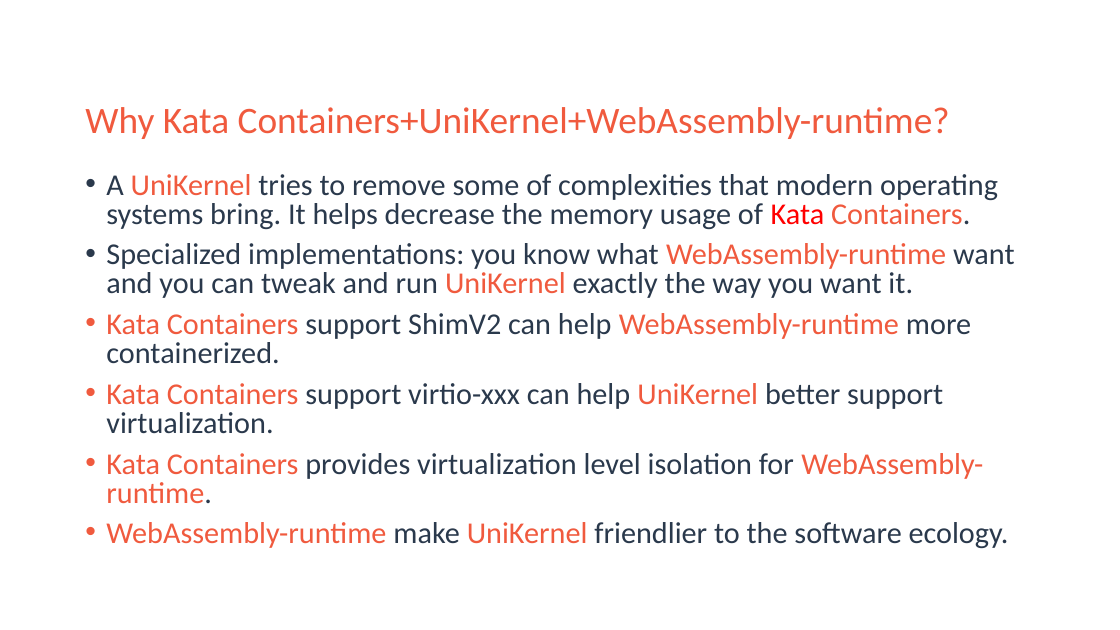
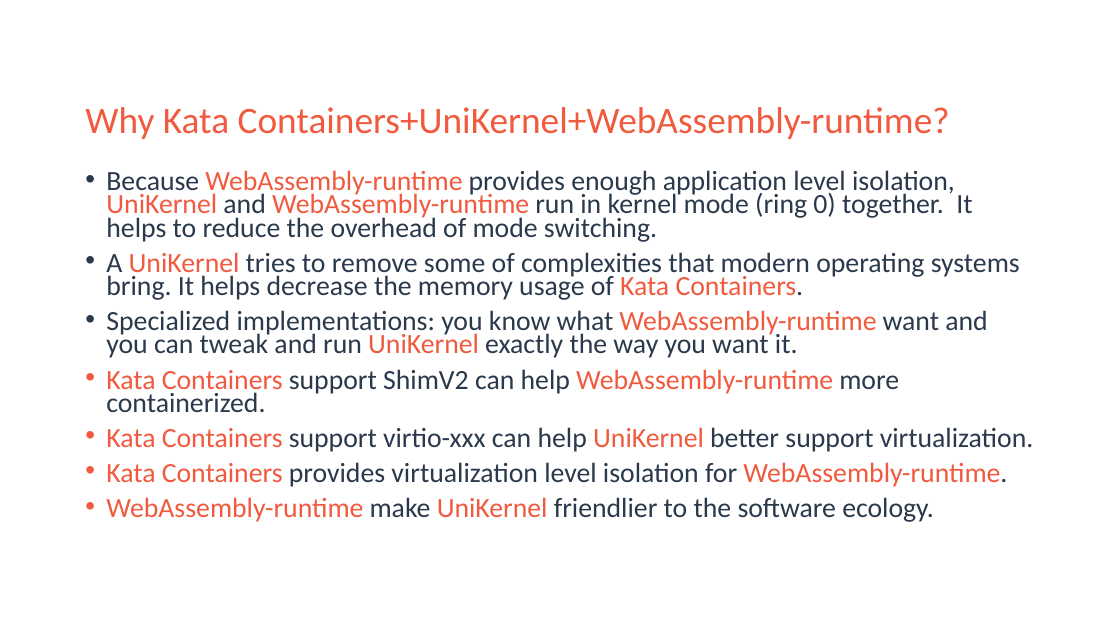
Before and after one commit to teawater/kata-wasm-demo, a slide deck: slide 8 of kata_wasm_demo.pptx. Drawn at 1120x630 pixels with LibreOffice and Linux fonts; fonts in the diff are those of the drawing; background and template pictures are left out. Boxes give left, top, right and bottom in pixels: in the first picture for what was removed or moved away, otherwise in the second. Text is boxed around its words. In the diff, an @@ line names an element or a change of style, - is before the commit and + after.

Commit message:
kata_wasm_demo.pptx: Update "Why Kata Containers+UniKernel+WebAssembly-runtime?"

```diff
--- a/kata_wasm_demo.pptx
+++ b/kata_wasm_demo.pptx
@@ text at [106, 170, 972, 242]: paragraph added @@
+• Because WebAssembly-runtime provides enough application level isolation, UniKernel and WebAssembly-runtime run in kernel mode (ring 0) together. It helps to reduce the overhead of mode switching.
@@ text at [106, 252, 1034, 522]: size 25.9 to 23.8 pt in "A UniKernel tries to remove some of ...", "Specialized implementations: you know what WebAssembly-runti ...", "Kata Containers support ShimV2 can help WebAssembly-runtime ...", "Kata Containers support virtio-xxx can help UniKernel ..." and 2 more places; text colour #FF0000 to #F05A3E in "Kata"; line spacing 0.8 to 0.7 @@
```
